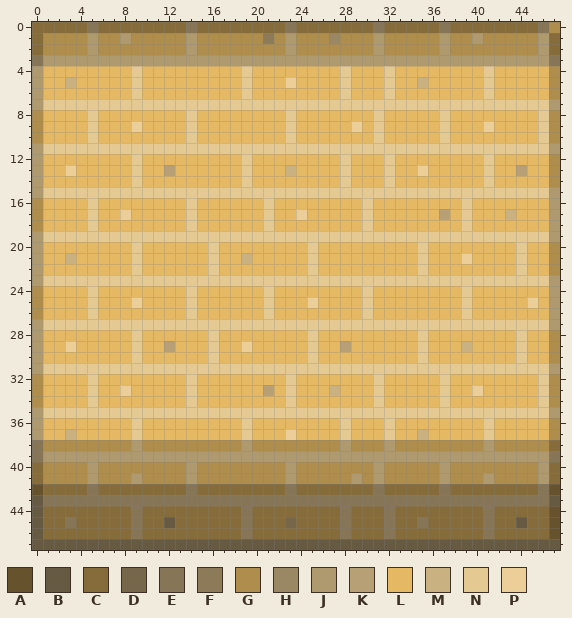
Pixel-art sprite -- Content/Images/Textures2D/Walls/sandstone.png. That is the earlier state.
The file is 48x48 pixels. Colours within 5 levels of each other are drawn and written as one.
Palette (. is transparent): A #66522c  B #665a42  C #866c3a  D #76674b  E #867556  F #8c7a59  G #af8d4c  H #9a8763  J #af9a70  K #b7a075  L #e5b863  M #cab181  N #e5c993  P #eccf98
Pixels before, first column x 0:
 0 CCCCCECCCCCCCCECCCCCCCCECCCCCCCECCCCCECCCCCCCCEG
 1 CGGGGJGGJGGGGGJGGGGGGFGJGGGHGGGJGGGGGJGGJGGGGGJC
 2 CGGGGJGGGGGGGGJGGGGGGGGJGGGGGGGJGGGGGJGGGGGGGGJC
 3 EJJJJJJJJJJJJJJJJJJJJJJJJJJJJJJJJJJJJJJJJJJJJJJE
 4 JLLLLLLLLNLLLLLLLLLNLLLLLLLLNLLLNLLLLLLLLNLLLLLG
 5 JLLMLLLLLNLLLLLLLLLNLLLPLLLLNLLLNLLMLLLLLNLLLLLG
 6 JLLLLLLLLNLLLLLLLLLNLLLLLLLLNLLLNLLLLLLLLNLLLLLG
 7 JNNNNNNNNNNNNNNNNNNNNNNNNNNNNNNNNNNNNNNNNNNNNNNJ
 8 GLLLLNLLLLLLLLNLLLLLLLLNLLLLLLLNLLLLLNLLLLLLLLNG
 9 GLLLLNLLLPLLLLNLLLLLLLLNLLLLLPLNLLLLLNLLLPLLLLNG
10 GLLLLNLLLLLLLLNLLLLLLLLNLLLLLLLNLLLLLNLLLLLLLLNG
11 JNNNNNNNNNNNNNNNNNNNNNNNNNNNNNNNNNNNNNNNNNNNNNNJ
12 JLLLLLLLLNLLLLLLLLLNLLLLLLLLNLLLNLLLLLLLLNLLLLLG
13 JLLPLLLLLNLLKLLLLLLNLLLMLLLLNLLLNLLPLLLLLNLLKLLG
14 JLLLLLLLLNLLLLLLLLLNLLLLLLLLNLLLNLLLLLLLLNLLLLLG
15 JNNNNNNNNNNNNNNNNNNNNNNNNNNNNNNNNNNNNNNNNNNNNNNJ
16 GLLLLNLLLLLLLLNLLLLLLNLLLLLLLLNLLLLLLLLNLLLLLLLJ
17 GLLLLNLLPLLLLLNLLLLLLNLLPLLLLLNLLLLLLKLNLLLMLLLJ
18 GLLLLNLLLLLLLLNLLLLLLNLLLLLLLLNLLLLLLLLNLLLLLLLJ
19 JNNNNNNNNNNNNNNNNNNNNNNNNNNNNNNNNNNNNNNNNNNNNNNJ
20 JLLLLLLLLNLLLLLLNLLLLLLLLNLLLLLLLLLNLLLLLLLLNLLG
21 JLLMLLLLLNLLLLLLNLLMLLLLLNLLLLLLLLLNLLLPLLLLNLLG
22 JLLLLLLLLNLLLLLLNLLLLLLLLNLLLLLLLLLNLLLLLLLLNLLG
23 JNNNNNNNNNNNNNNNNNNNNNNNNNNNNNNNNNNNNNNNNNNNNNNJ
24 GLLLLNLLLLLLLLNLLLLLLNLLLLLLLLNLLLLLLLLNLLLLLLLJ
25 GLLLLNLLLPLLLLNLLLLLLNLLLPLLLLNLLLLLLLLNLLLLLPLJ
26 GLLLLNLLLLLLLLNLLLLLLNLLLLLLLLNLLLLLLLLNLLLLLLLJ
27 JNNNNNNNNNNNNNNNNNNNNNNNNNNNNNNNNNNNNNNNNNNNNNNJ
28 JLLLLLLLLNLLLLLLNLLLLLLLLNLLLLLLLLLNLLLLLLLLNLLG
29 JLLPLLLLLNLLKLLLNLLPLLLLLNLLKLLLLLLNLLLMLLLLNLLG
30 JLLLLLLLLNLLLLLLNLLLLLLLLNLLLLLLLLLNLLLLLLLLNLLG
31 JNNNNNNNNNNNNNNNNNNNNNNNNNNNNNNNNNNNNNNNNNNNNNNJ
32 GLLLLNLLLLLLLLNLLLLLLLLNLLLLLLLNLLLLLNLLLLLLLLNG
33 GLLLLNLLPLLLLLNLLLLLLKLNLLLMLLLNLLLLLNLLPLLLLLNG
34 GLLLLNLLLLLLLLNLLLLLLLLNLLLLLLLNLLLLLNLLLLLLLLNG
35 JNNNNNNNNNNNNNNNNNNNNNNNNNNNNNNNNNNNNNNNNNNNNNNJ
36 JLLLLLLLLNLLLLLLLLLNLLLLLLLLNLLLNLLLLLLLLNLLLLLG
37 JLLMLLLLLNLLLLLLLLLNLLLPLLLLNLLLNLLMLLLLLNLLLLLG
38 EGGGGGGGGJGGGGGGGGGJGGGGGGGGJGGGJGGGGGGGGJGGGGGC
39 EJJJJJJJJJJJJJJJJJJJJJJJJJJJJJJJJJJJJJJJJJJJJJJE
40 CGGGGJGGGGGGGGJGGGGGGGGJGGGGGGGJGGGGGJGGGGGGGGJC
41 CGGGGJGGGJGGGGJGGGGGGGGJGGGGGJGJGGGGGJGGGJGGGGJC
42 ACCCCECCCCCCCCECCCCCCCCECCCCCCCECCCCCECCCCCCCCEA
43 BEEEEEEEEEEEEEEEEEEEEEEEEEEEEEEEEEEEEEEEEEEEEEEB
44 BCCCCCCCCECCCCCCCCCECCCCCCCCECCCECCCCCCCCECCCCCA
45 BCCECCCCCECCBCCCCCCECCCDCCCCECCCECCECCCCCECCBCCA
46 BCCCCCCCCECCCCCCCCCECCCCCCCCECCCECCCCCCCCECCCCCA
47 BBBBBBBBBBBBBBBBBBBBBBBBBBBBBBBBBBBBBBBBBBBBBBBB
Once edited:
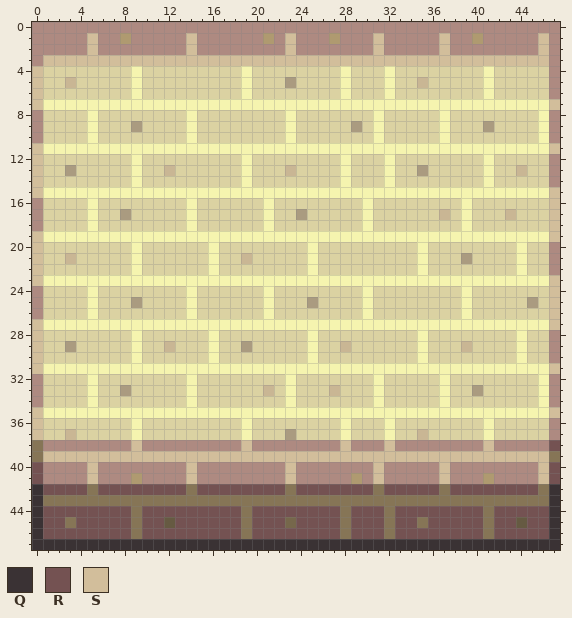
Colours new in this view: Q #3a3234  R #745252  S #d2be9b
Changes in this commit:
Colour G changes from #af8d4c to #ae8a81.
Colour L changes from #e5b863 to #dbd2a2.
Colour M changes from #cab181 to #c9b694.
Colour N changes from #e5c993 to #f5f4af.
Colour P changes from #eccf98 to #aa9b80.
The edit turns colour C into colour G in row 0 at x 0 to 4, 6 to 13, 15 to 22, 24 to 30, 32 to 36 and 38 to 45; in rows 1 to 2 at x 0 and 47.
The edit turns colour E into colour G in row 0 at x 5, 14, 23, 31, 37 and 46; in row 3 at x 0 and 47.
The edit turns colour F into colour J in row 1 at x 21.
The edit turns colour H into colour J in row 1 at x 27.
The edit turns colour K into colour M in row 13 at x 12 and 44; in row 17 at x 37; in row 29 at x 12 and 28; in row 33 at x 21.
The edit turns colour A into colour Q in row 42 at x 0 and 47; in rows 44 to 46 at x 47.
The edit turns colour B into colour Q in row 43 at x 0 and 47; in rows 44 to 46 at x 0; in row 47 at x 0 to 47.
The edit turns colour C into colour R in row 38 at x 47; in rows 40 to 41 at x 0 and 47; in row 42 at x 1 to 4, 6 to 13, 15 to 22, 24 to 30, 32 to 36 and 38 to 45; in row 44 at x 1 to 8, 10 to 18, 20 to 27, 29 to 31, 33 to 40 and 42 to 46; in row 45 at x 1 to 2, 4 to 8, 10 to 11, 13 to 18, 20 to 22, 24 to 27, 29 to 31, 33 to 34, 36 to 40, 42 to 43 and 45 to 46; in row 46 at x 1 to 8, 10 to 18, 20 to 27, 29 to 31, 33 to 40 and 42 to 46.
The edit turns colour J into colour S in rows 1 to 2 at x 5, 14, 23, 31, 37 and 46; in row 3 at x 1 to 46; in rows 4 to 6 at x 0; in row 7 at x 0 and 47; in row 11 at x 0 and 47; in rows 12 to 14 at x 0.
The edit turns colour J into colour S in row 15 at x 0 and 47; in rows 16 to 18 at x 47; in row 19 at x 0 and 47; in rows 20 to 22 at x 0; in row 23 at x 0 and 47; in rows 24 to 26 at x 47.
The edit turns colour J into colour S in row 27 at x 0 and 47; in rows 28 to 30 at x 0; in row 31 at x 0 and 47; in row 35 at x 0 and 47; in rows 36 to 37 at x 0; in row 38 at x 9, 19, 28, 32 and 41.
The edit turns colour J into colour S in row 39 at x 1 to 46; in rows 40 to 41 at x 5, 14, 23, 31, 37 and 46.
Boxes around the changes in both pictures, in picture pixels (x1, y1, x2, y2):
changed: (32, 22, 560, 550)
